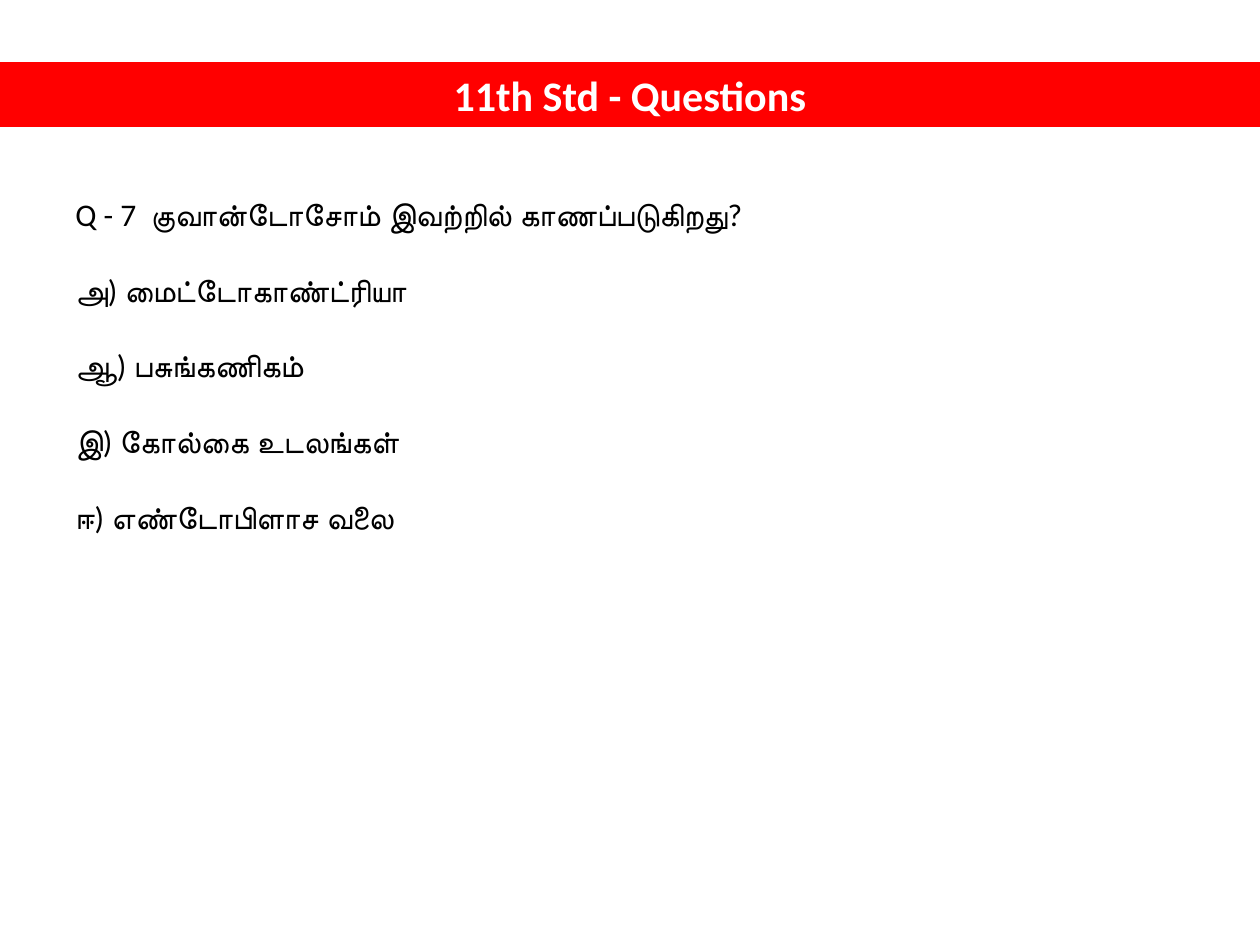
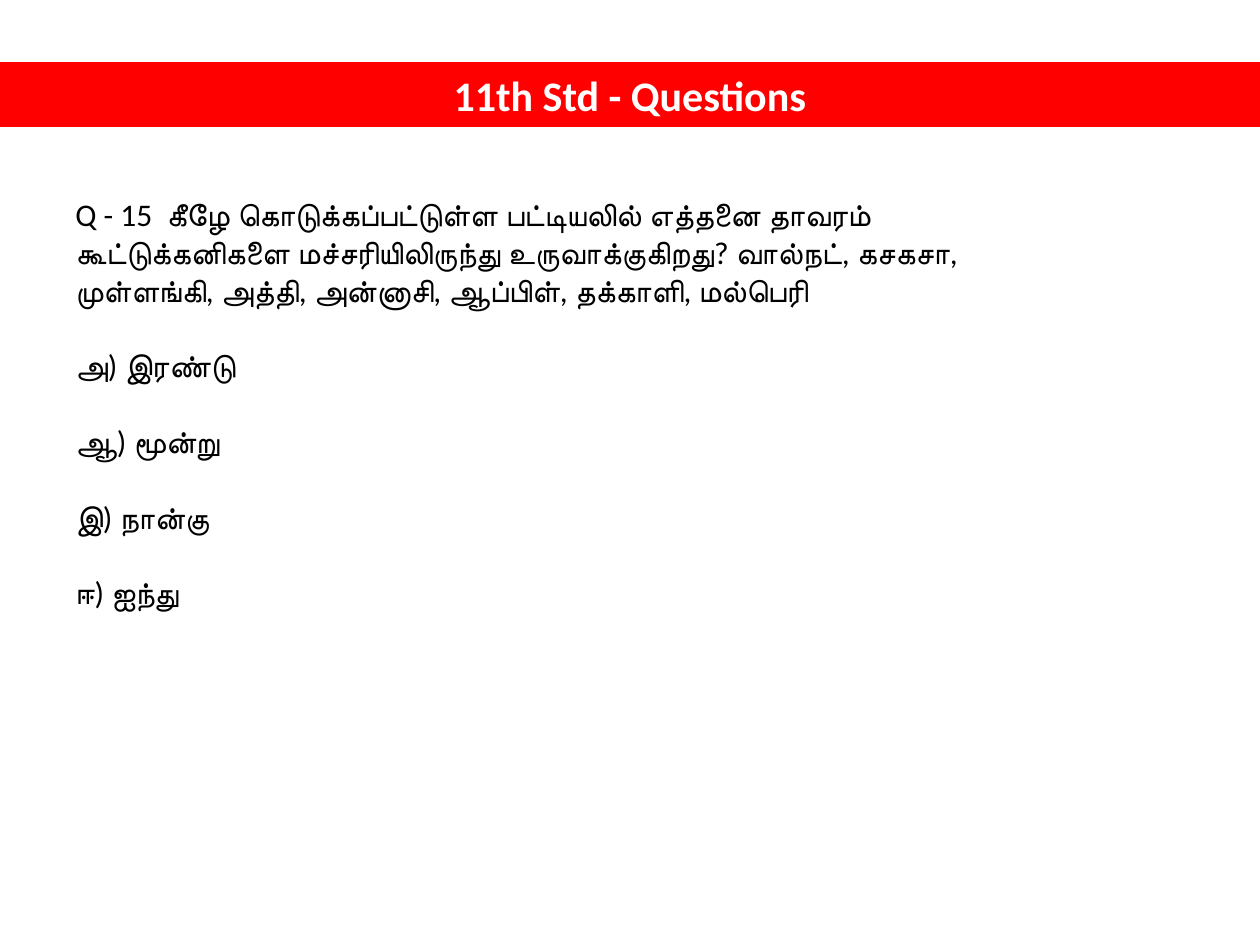
Before and after one commit to tvmani/tvmani.github.io, a slide deck: slide 27 of tamil_biology/NEET_BIOLOGY_001.pptx (slide 1 before the commit). Drawn at 1260x945 pixels with LibreOffice and Linux fonts; fonts in the diff are those of the drawing. Boxes give left, top, right and bottom in pixels: in the first picture for what was removed or moved away, otherwise in the second. Text is boxed around its words. In the diff, an @@ line names an element or a change of style, - is before the commit and + after.

```diff
--- a/tamil_biology/NEET_BIOLOGY_001.pptx
+++ b/tamil_biology/NEET_BIOLOGY_001.pptx
@@ text at <box>75,203,958,612</box>: text changed @@
-Q - 7 குவான்டோசோம் இவற்றில் காணப்படுகிறது?
-அ) மைட்டோகாண்ட்ரியா
-ஆ) பசுங்கணிகம்
-இ) கோல்கை உடலங்கள்
-ஈ) எண்டோபிளாச வலை
+Q - 15 கீழே கொடுக்கப்பட்டுள்ள பட்டியலில் எத்தனை தாவரம் கூட்டுக்கனிகளை மச்சரியிலிருந்து உருவாக்குகிறது? வால்நட், கசகசா, முள்ளங்கி, அத்தி, அன்னாசி, ஆப்பிள், தக்காளி, மல்பெரி
+அ) இரண்டு
+ஆ) மூன்று
+இ) நான்கு
+ஈ) ஐந்து
```
Also in this commit, not shown: 9 other slides changed, 18 slides added, 4 other files.
